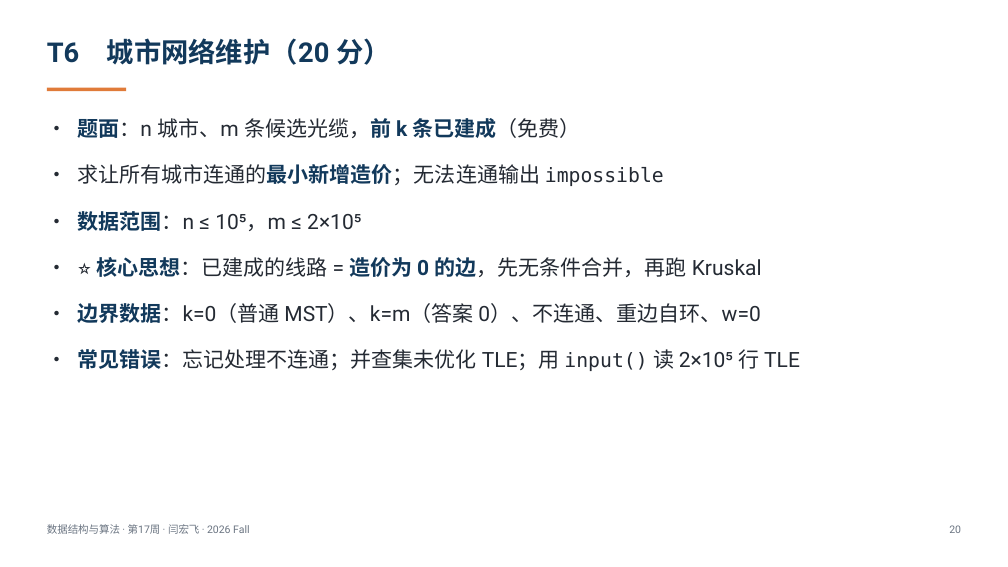
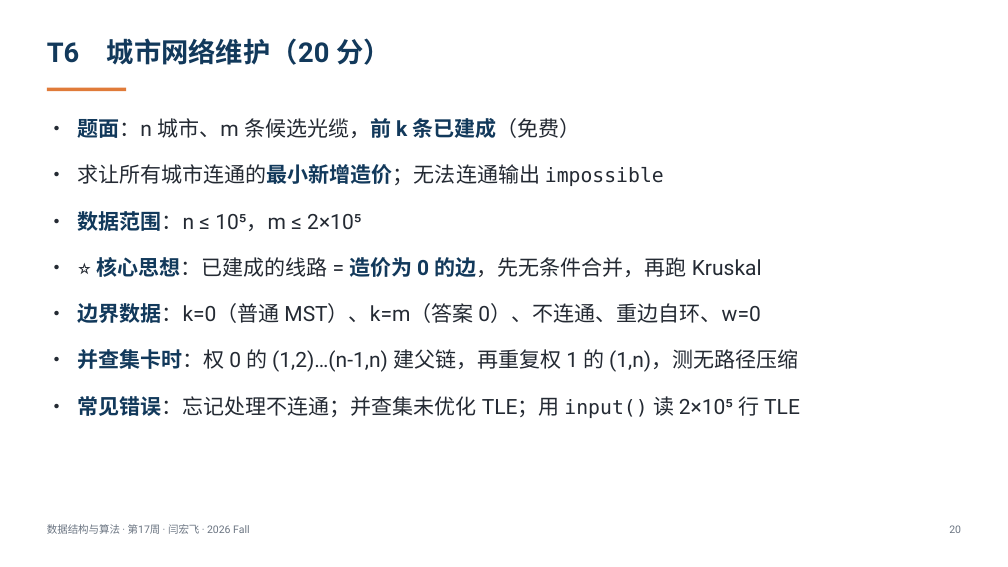
Before and after one commit to GMyhf/2026fall-cs201cq, a slide deck: slide 20 of courseware/202612_DSA_W17_Final_Machine_Exam.pptx. Drawn at 1008x567 pixels with LibreOffice and Linux fonts; fonts in the diff are those of the drawing. Boxes give left, top, right and bottom in pixels: in the first picture for what was removed or moved away, otherwise in the second. Text is boxed around its words. In the diff, an @@ line names an element or a change of style, - is before the commit and + after.

```diff
--- a/courseware/202612_DSA_W17_Final_Machine_Exam.pptx
+++ b/courseware/202612_DSA_W17_Final_Machine_Exam.pptx
@@ text at bbox=[77, 349, 798, 372]: paragraph added @@
+• 并查集卡时：权 0 的 (1,2)…(n-1,n) 建父链，再重复权 1 的 (1,n)，测无路径压缩
```
Also in this commit, not shown: 2 other slides changed, 5 other files.
